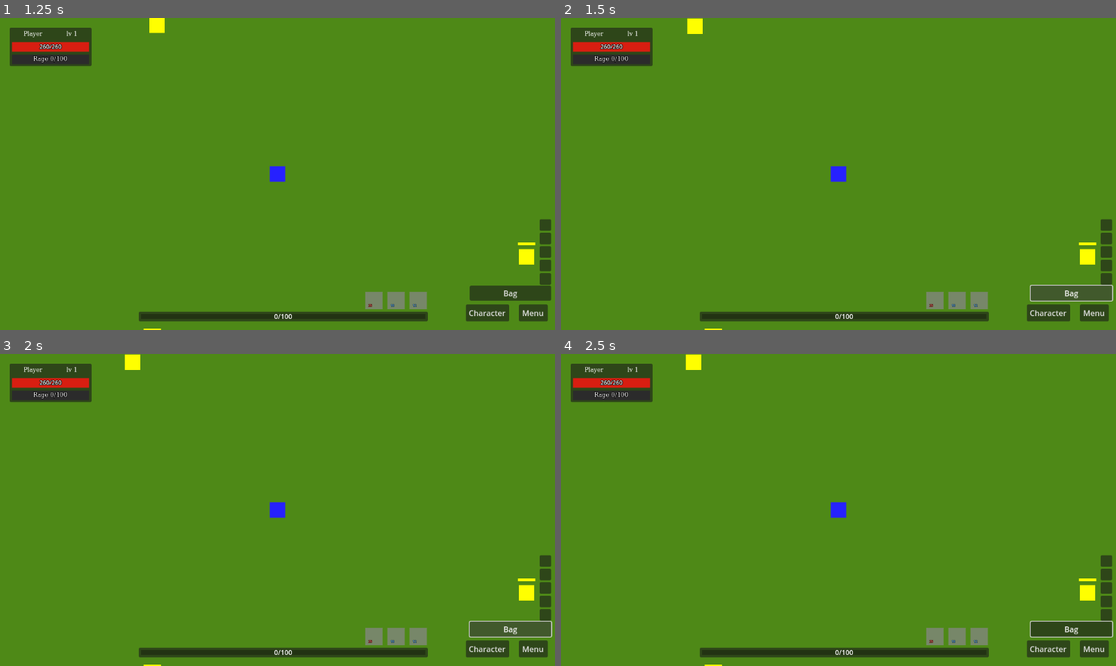
Above: before the commit, frames 1-4 (two rows, left to right).
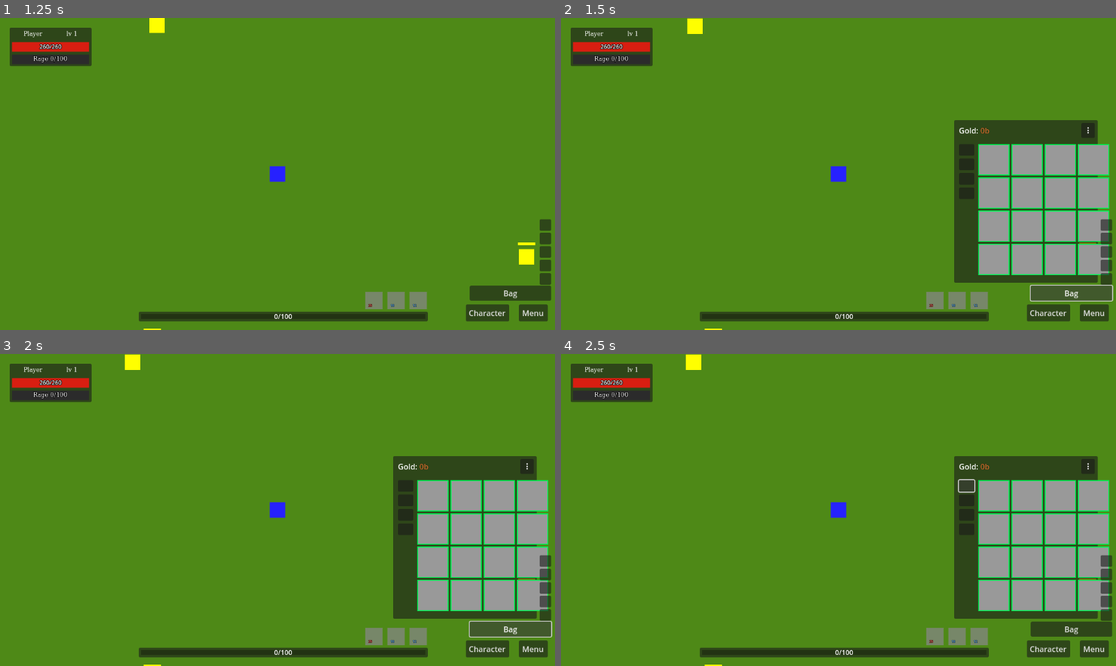
Above: after the commit, the same moments.

Repository: denisshkytko/mmo-mvp-godot
Game: Godot game, scene res://game/scenes/Main.tscn
Same seed, same stepped clock (60 frames per second), same inputs: the game is played once before the commit and once after it. This scene is started directly instead of the project's main scene. The engine's default icon, where the game draws it, is replaced by a stand-in: a white triangle on a blue panel in a dark square.
Inputs (mouse positions are in pixels of both pictures, inside the frame that each line leads up to):
- Up to frame 1 (1.25 s): drag from (416, 301) to (88, 326) at 0.52 s
- Up to frame 2 (1.5 s): click "Bag" at 1.25 s
- Up to frame 3 (2 s): no input
- Up to frame 4 (2.5 s): click (966, 485) at 2.02 s

Frame 1 is identical in both runs. In frame 2, 14% of the frame differs, in the area x 70-99%, y 32-85%; in frame 3, 14%; in frame 4, 14%, in the area x 70-100%, y 32-91%.
Error before the commit: Parse Error: Function "_run_initial_layout" has the same name as a previously declared function. (res://ui/game/hud/inventory_hud.gd:2010)

Commit message:
Fix duplicate initial layout function

Diff:
--- a/ui/game/hud/inventory_hud.gd
+++ b/ui/game/hud/inventory_hud.gd
@@ -2006,7 +2006,3 @@
 	await _apply_inventory_layout(slots.size())
 	_initial_layout_done = true
 	_initial_layout_pending = false
-
-func _run_initial_layout() -> void:
-	await _force_initial_layout()
-	_initial_layout_pending = false
